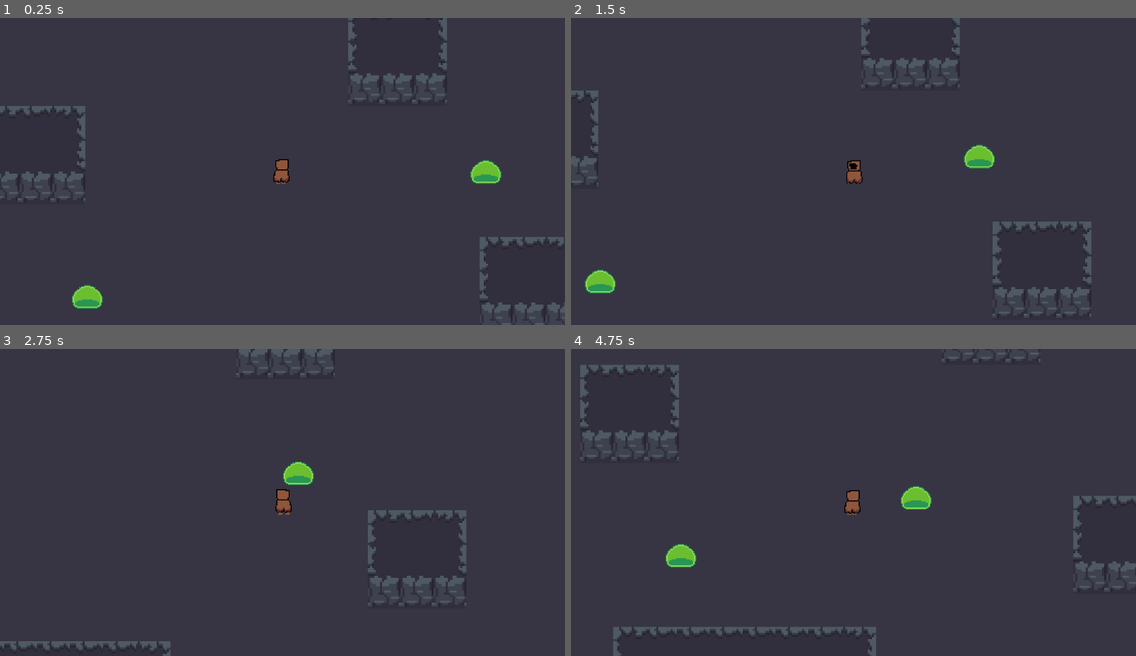
Above: before the commit, frames 1-4 (two rows, left to right).
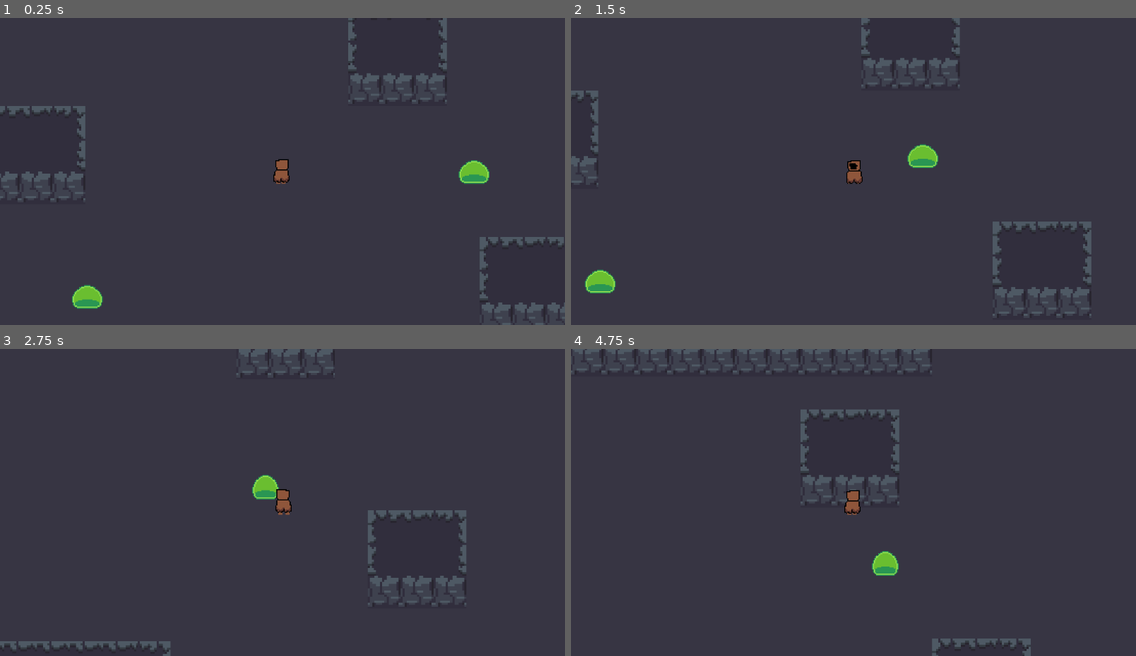
Above: after the commit, the same moments.

Repository: WootenWarrior/Godot-Game
Game: Godot game, scene res://Scenes/test.tscn
Same seed, same stepped clock (60 frames per second), same inputs: the game is played once before the commit and once after it.
Inputs (mouse positions are in pixels of both pictures, inside the frame that each line leads up to):
- Up to frame 1 (0.25 s): no input
- Up to frame 2 (1.5 s): move the mouse to (977, 156) at 0.52 s; hold D (move_right) 0.53-1.28 s; hold Right mouse button (charge) 0.53-1.28 s; move the mouse to (740, 186) at 1.27 s; hold S (move_down) from 1.28 s (still down); right-click (740, 186) at 1.35 s
- Up to frame 3 (2.75 s): move the mouse to (339, 434) at 2.02 s; release S (move_down) at 2.03 s; hold D (move_right) from 2.03 s (still down); hold Right mouse button (charge) from 2.03 s (still down); click (339, 434) at 2.1 s
- Up to frame 4 (4.75 s): move the mouse to (825, 563) at 2.77 s; release D (move_right) at 2.78 s; release Right mouse button (charge) at 2.78 s; hold W (move_up) 2.78-3.53 s; tap Q (get_weapon_out) at 2.85 s; right-click (825, 563) at 3.05 s; move the mouse to (1023, 548) at 3.52 s; hold Right mouse button (charge) 3.53-4.28 s; hold A (move_left) from 3.53 s (still down); tap R (put_weapon_away) at 3.6 s; move the mouse to (684, 456) at 4.27 s; tap Space (roll) at 4.35 s; right-click (684, 456) at 4.55 s

The runs differ from the first frame. In frame 1, 0.4% of the frame differs, in the area x 81-89%, y 46-55%; in frame 2, 0.7%; in frame 3, 0.6%; in frame 4, 5.2%, in the area x 0-100%, y 0-100%.

Commit message:
Updating enemy and spells
-Gave spells the ability to damage and kill enemies
-Gave slimes a death animation
-Added set_collider and set_area to set collision area for spells
-Allowed slimes to queue_free() when dead
-Implemented bounciness on slimes so that when a spell hits them they get knocked back
-Began implementing UI

Diff:
--- a/Scenes/Slime.tscn
+++ b/Scenes/Slime.tscn
@@ -2,6 +2,9 @@
 
 [ext_resource type="Script" path="res://Scripts/Slime.gd" id="1_bfi8f"]
 [ext_resource type="Texture2D" uid="uid://chw0uxvxpegfi" path="res://Assets/Enemies/Slime1.png" id="1_e742b"]
+
+[sub_resource type="CircleShape2D" id="CircleShape2D_xxhlu"]
+radius = 4.47214
 
 [sub_resource type="AtlasTexture" id="AtlasTexture_npdal"]
 atlas = ExtResource("1_e742b")
@@ -192,9 +195,6 @@
 
 [sub_resource type="CircleShape2D" id="CircleShape2D_gfqsj"]
 radius = 8.06226
-
-[sub_resource type="CircleShape2D" id="CircleShape2D_xxhlu"]
-radius = 4.47214
 
 [node name="CharacterBody2D" type="CharacterBody2D"]
 y_sort_enabled = true
@@ -203,11 +203,15 @@
 script = ExtResource("1_bfi8f")
 aggro_radius = 10
 
+[node name="MainPhysicalCollider" type="CollisionShape2D" parent="."]
+shape = SubResource("CircleShape2D_xxhlu")
+
 [node name="AnimatedSprite2D" type="AnimatedSprite2D" parent="."]
 sprite_frames = SubResource("SpriteFrames_7c71d")
-animation = &"Walk"
+animation = &"Die"
 autoplay = "Idle"
-frame_progress = 0.277383
+frame = 4
+frame_progress = 1.0
 
 [node name="NavigationTimer" type="Timer" parent="."]
 wait_time = 0.1
@@ -229,9 +233,6 @@
 [node name="CollisionShape2D" type="CollisionShape2D" parent="PlayerCollisionArea"]
 y_sort_enabled = true
 shape = SubResource("CircleShape2D_gfqsj")
-
-[node name="CollisionShape2D" type="CollisionShape2D" parent="."]
-shape = SubResource("CircleShape2D_xxhlu")
 
 [connection signal="timeout" from="NavigationTimer" to="." method="_on_timer_timeout"]
 [connection signal="body_entered" from="DetectionRange" to="." method="_on_detection_range_body_entered"]
--- a/Scenes/Menu.tscn
+++ b/Scenes/UI/Menu.tscn
@@ -1,7 +1,7 @@
 [gd_scene load_steps=3 format=3 uid="uid://bnevn45wjhykj"]
 
 [ext_resource type="Script" path="res://Scripts/Inventory_manager.gd" id="1_as6me"]
-[ext_resource type="PackedScene" uid="uid://b78rs8gc3sbkh" path="res://Scenes/Inventory_menu.tscn" id="3_wllyt"]
+[ext_resource type="PackedScene" uid="uid://b78rs8gc3sbkh" path="res://Scenes/UI/Inventory_menu.tscn" id="3_wllyt"]
 
 [node name="Menu" type="Control"]
 layout_mode = 3
--- /dev/null
+++ b/Scenes/UI/PlayerUI.tscn
@@ -0,0 +1,24 @@
+[gd_scene format=3 uid="uid://k3tki8ixem5h"]
+
+[node name="PlayerUI" type="Control"]
+layout_mode = 3
+anchors_preset = 15
+anchor_right = 1.0
+anchor_bottom = 1.0
+grow_horizontal = 2
+grow_vertical = 2
+
+[node name="VBoxContainer" type="VBoxContainer" parent="."]
+layout_mode = 1
+anchors_preset = 15
+anchor_right = 1.0
+anchor_bottom = 1.0
+grow_horizontal = 2
+grow_vertical = 2
+
+[node name="HBoxContainer" type="HBoxContainer" parent="VBoxContainer"]
+layout_mode = 2
+size_flags_vertical = 8
+
+[node name="TextureProgressBar" type="TextureProgressBar" parent="VBoxContainer/HBoxContainer"]
+layout_mode = 2
--- a/Scripts/Area_spell.gd
+++ b/Scripts/Area_spell.gd
@@ -2,7 +2,6 @@
 
 class_name Area_Spell
 
-@onready var collider = $Area2D/Collider
 var has_spell_area = true
 var spell_area_type = "Idle_Small"
 
@@ -22,3 +21,11 @@
 func _on_animation_finished():
 	visible = false
 	collider.disabled = true
+
+func connect_to_area_signal():
+	area.connect("body_entered", Callable(self, "_on_area_2d_body_entered"))
+
+func _on_area_2d_body_entered(body):
+	print("collision: ",body)
+	body.damage(damage)
+	print(body.health)
--- a/Scripts/Enemy.gd
+++ b/Scripts/Enemy.gd
@@ -7,30 +7,41 @@
 @onready var AnimatedSprite = null
 var player = null
 var players = null
-var damage = 1
+var attack_damage = 1
 var health = 1
 var speed = 1
+var external_forces = Vector2.ZERO
+var damping_factor = 0.9
+var dead = false
 
 func _ready():
 	players = get_tree().get_nodes_in_group("Player")
 	player = players[0]
 
 func _process(_delta):
-	var player_pos = player.global_position
-
-	#if player_pos.y > global_position.y:
-		#AnimatedSprite.z_index = player.z_index-2
-	#else:
-		#AnimatedSprite.z_index = player.z_index+2
+	pass
 
 func set_collision_shape(collision_shape: CollisionShape2D):
 	Collision_shape = collision_shape
 
 func set_animated_sprite_2d(animated_sprite:AnimatedSprite2D):
 	AnimatedSprite = animated_sprite
+	AnimatedSprite.connect("animation_finished",Callable(self,"_on_animation_finished"))
 
 func set_aggro_radius(radius: float, collision_shape: CollisionShape2D):
 	if radius < 0:
 		radius = 0-radius
 	var aggro_circle = collision_shape.shape
 	aggro_circle.radius = radius
+
+func damage(damage_value) -> void:
+	health-=damage_value
+
+func die() -> void:
+	AnimatedSprite.play("Die")
+	dead = true
+
+func _on_animation_finished():
+	if AnimatedSprite.get_animation() == "Die":
+		queue_free()
+	pass
--- a/Scripts/Lightning_strike.gd
+++ b/Scripts/Lightning_strike.gd
@@ -1,4 +1,11 @@
 extends Area_Spell
+
+func _ready():
+	set_area($Area2D)
+	set_collider($Area2D/Collider)
+	connect_to_area_signal()
+	collider.disabled = true
+	damage = 10
 
 func _on_fire():
 	super._on_fire()
--- a/Scripts/Magic_weapon.gd
+++ b/Scripts/Magic_weapon.gd
@@ -3,8 +3,9 @@
 class_name Magic_weapon
 
 var charging_held_time = 0
-@export var charge_time = 0
+var charge_time = 0
 var is_charged = false
+
 signal charged
 signal toggle_spell_area(_visible:bool)
 
@@ -14,25 +15,25 @@
 func _process(delta):
 	super._process(delta)
 	if visible:
-		if Input.is_action_just_pressed("charge"):
+		if Input.is_action_pressed("charge") and not is_charged:
 			charging_held_time += delta
+			#print("charging value = ",charging_held_time)
+			#print("charge time = ", charge_time)
+		if Input.is_action_just_released("charge") and not is_charged:
+			charging_held_time = 0
 
 		if charge_time < charging_held_time:
-			if not is_charged:
-				charged.emit()
-			is_charged = true
-			charging_held_time = 0
-			charge_time = 0
+			reset_charge()
 
 func _on_attack():
 	if is_charged and visible:
 		toggle_spell_area.emit(false)
 
-func _on_charged():
-	if visible:
-		toggle_spell_area.emit(true)
-		print("charged")
-	charge_time = 0
+func reset_charge():
+	toggle_spell_area.emit(true)
+	#print("charged")
+	charging_held_time = 0
+	is_charged = true
 
 func _on_weapon_hide():
 	toggle_spell_area.emit(false)
--- a/Scripts/Player.gd
+++ b/Scripts/Player.gd
@@ -94,6 +94,9 @@
 		move_and_slide()
 		external_forces = external_forces*external_force_decay
 
+func damage(damage_value) -> void:
+	health-=damage_value
+
 func apply_force(force_direction: Vector2, force_strength: float):
 	external_forces = force_direction.normalized() * force_strength
 	#print("force applied: ", external_forces)
@@ -113,7 +116,7 @@
 func _on_hit(damage:int):
 	if not is_dead:
 		if can_be_hit:
-			health -= damage
+			damage(damage)
 			can_be_hit = false
 			hit_timer.start()
 			print(health)
--- a/Scripts/Slime.gd
+++ b/Scripts/Slime.gd
@@ -7,25 +7,29 @@
 func _ready():
 	super._ready()
 	health = 20
-	damage = 5
+	attack_damage = 5
 	speed = 50
-	aggro_radius = 150
+	aggro_radius = 200
 	set_collision_shape($PlayerCollisionArea/CollisionShape2D)
 	set_animated_sprite_2d($AnimatedSprite2D)
 	set_aggro_radius(aggro_radius,$DetectionRange/CollisionShape2D)
 
 func _process(delta):
-	super._process(delta)
-	if target:
-		move_towards_target()
+	if not dead:
+		super._process(delta)
+		if target:
+			move_towards_target()
 
-	if is_colliding_with_player:
-		player.hit.emit(damage)
+		if is_colliding_with_player:
+			player.hit.emit(attack_damage)
 
-	if velocity > Vector2.ZERO:
-		AnimatedSprite.play("Walk")
-	else:
-		AnimatedSprite.play("Idle")
+		if velocity > Vector2.ZERO:
+			AnimatedSprite.play("Walk")
+		else:
+			AnimatedSprite.play("Idle")
+
+		if health <= 0:
+			die()
 
 func make_path() -> void:
 	navigation_agent.target_position = player.global_position
@@ -37,7 +41,7 @@
 func move_towards_target() -> void:
 	var next_position = to_local(navigation_agent.get_next_path_position())
 	var direction = next_position.normalized()
-	velocity = direction * speed
+	velocity = (direction * speed) + external_forces
 
 	#print(navigation_agent.is_target_reachable())
 	#print(navigation_agent.target_position)
@@ -46,6 +50,7 @@
 	#print("Velocity: ", velocity)
 
 	move_and_slide()
+	external_forces *= damping_factor
 
 func _on_detection_range_body_entered(body) -> void:
 	target = body
--- a/Scripts/Spell.gd
+++ b/Scripts/Spell.gd
@@ -2,8 +2,17 @@
 
 class_name Spell
 
-var charge_time = 0
+var damage = 1
+var charge_time = 1
+var collider = null
+var area = null
 
 signal idle
 signal fire
 signal despawn
+
+func set_collider(_collider) -> void:
+	collider = _collider
+
+func set_area(_area) -> void:
+	area = _area
--- a/Scripts/Spellbook.gd
+++ b/Scripts/Spellbook.gd
@@ -10,6 +10,7 @@
 func _ready():
 	super._ready()
 	visible = false
+	radius = 10
 
 func _process(delta):
 	super._process(delta)
@@ -70,9 +71,9 @@
 	if equipped_spell:
 		equipped_spell.queue_free()
 	equipped_spell = null
-	print("weapon hidden")
+	#print("weapon hidden")
 
 func _on_weapon_out():
 	instantiate_spell()
 	play("Page_Flip")
-	print("weapon drawn")
+	#print("weapon drawn")
Binary file changed: Assets/Environment Art/DungeonTiles1.aseprite
Renamed: Scenes/Inventory_menu.tscn -> Scenes/UI/Inventory_menu.tscn
Renamed: Scenes/Spell_menu.tscn -> Scenes/UI/Spell_menu.tscn
